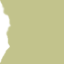
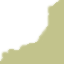
Revision of a layered w=64, h=64 image; what changed, layer by layer:
showed "Layer copy", painted on it over <box>0,0,61,63</box>
hid "Layer" over <box>0,0,61,63</box>
